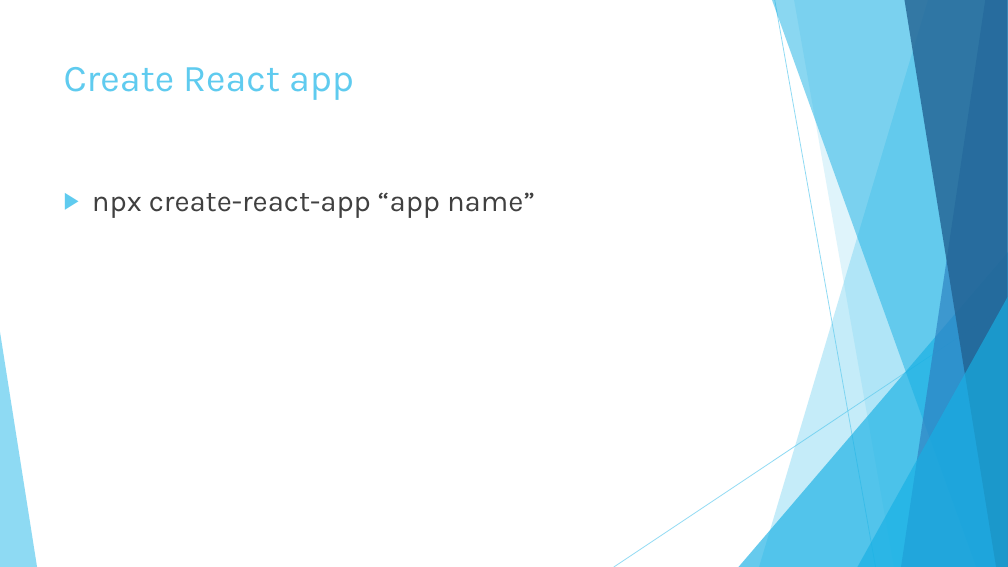
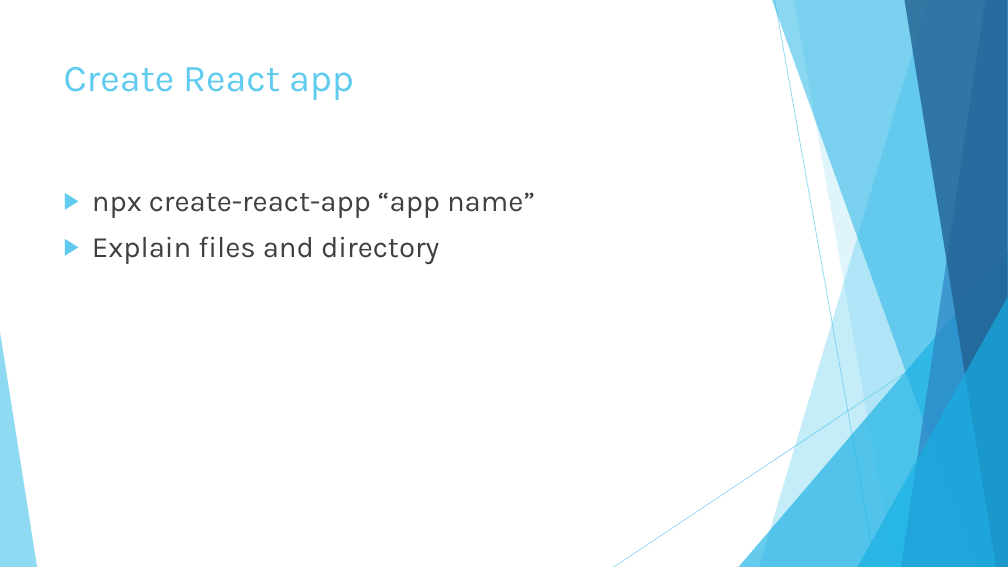
Before and after one commit to suhayb93/ReactCourseTraining, a slide deck: slide 12 of Presentation1.pptx. Drawn at 1008x567 pixels with LibreOffice and Linux fonts; fonts in the diff are those of the drawing. Boxes give left, top, right and bottom in pixels: in the first picture for what was removed or moved away, otherwise in the second. Text is boxed around its words. In the diff, an @@ line names an element or a change of style, - is before the commit and + after.

```diff
--- a/Presentation1.pptx
+++ b/Presentation1.pptx
@@ text at [92, 237, 439, 264]: paragraph added @@
+▶ Explain files and directory
```
Also in this commit, not shown: 1 other slide changed, 4 slides added, 26 other files.
